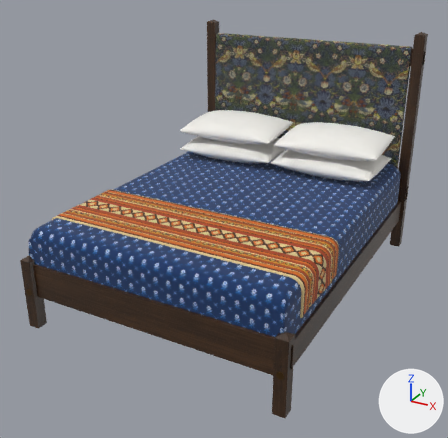
The Blender file designs/bed-frame/model/bed-frame-made-up.blend: old version first, new version second.
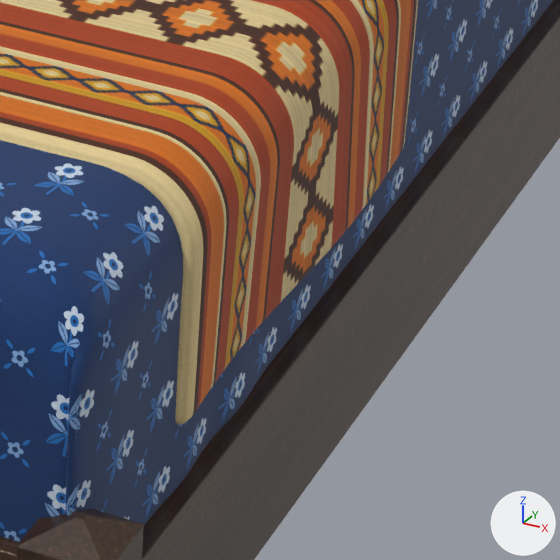
There are two pictures of each version: one whole from a camera (50 mm lens) standing at (2.49, -2.16, 2.04) and looking at (0.79, 0.93, 0.49), one close up on the part from 61% to 81% of the width and 57% to 78% of the height. The axes (+X, +Y, +Z) are drawn at lower right. The lights are the same throughout. The older version's two pictures come first.

In view in the first close-up: 'Bed Coverlet', 'Bed Foot leg R', 'Bed Foot leg R cap', 'Bed Side rail R', 'Bed Throw' and 1 more.
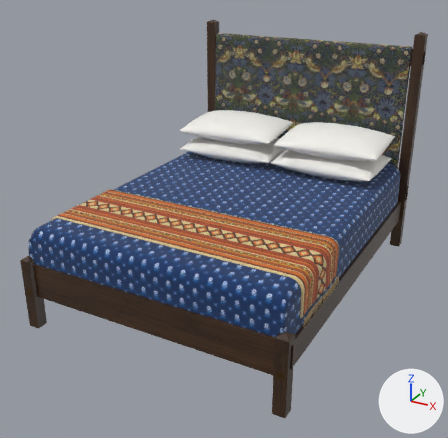
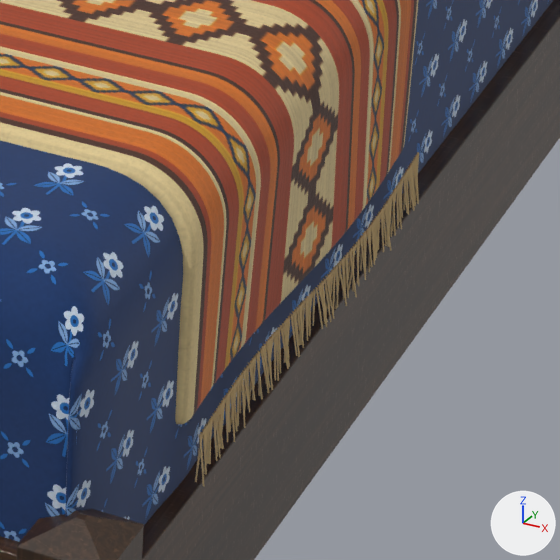
Pixel boxes (x1, y1, x2, y2) of what changed, in the close-ups (560 x 560 px):
'Bed Throw fringe', added: after (195, 152, 419, 486)

The edits, one by one:
Material 'Fringe' (mat_fringe) is new.
Its base color is (0.584, 0.423, 0.202) (brown #c9ae7c).
Its roughness is 0.95.
Its sheen weight is 0.5.
Mesh me_throw_fringe is new.
It has 2000 vertices, 1000 faces and spans x 0.01..1.62, y 0.22..0.73, z 0.37..0.41.
It uses material mat_fringe (brown #c9ae7c).
Object 'Bed Throw fringe' (ob_bed_throw_fringe) is new; it shows me_throw_fringe.
Its location is (0.0, 0.0, 0.0).
